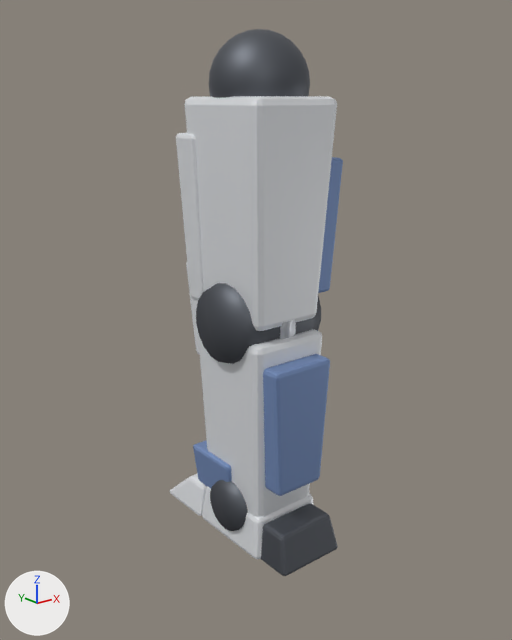
The glTF model game/assets/mech/leg_general_r.glb, before and after one commit.
One viewpoint serves both versions: a camera (50 mm lens) standing at (-7.09, -8.78, -0.2) and looking at (0.14, 0.26, -3.82). Every picture has the same lights, and +X, +Y and +Z are marked at lower left. The first picture is the older version. Where no turn or scale is listed for an object, it has been applied to the vertices. Vertices at exactly the same position are counted once.

The scene before the commit, as lines of its bpy script (objects in view):
```python
ob_ankle = bpy.data.objects.new('ankle', me_ankle)
ob_ankle.location = (0.0, 0.0, -6.97)
ob_ankle_guard = bpy.data.objects.new('ankle_guard', me_ankle_guard)
ob_ankle_guard.location = (0.0, 0.51, -6.97)
ob_calf = bpy.data.objects.new('calf', me_calf)
ob_calf.location = (0.0, -0.76, -6.4)
ob_foot = bpy.data.objects.new('foot', me_foot)
ob_foot.location = (0.0, 0.0, -7.65)
ob_knee = bpy.data.objects.new('knee', me_knee)
ob_knee.location = (0.0, 0.0, -3.65)
ob_shin = bpy.data.objects.new('shin', me_shin)
ob_shin.location = (0.0, 0.0, -7.31)
ob_thigh = bpy.data.objects.new('thigh', me_thigh)
ob_thigh.location = (0.0, 0.0, -3.65)
ob_thigh_side = bpy.data.objects.new('thigh_side', me_thigh_side)
ob_thigh_side.location = (0.85, 0.0, -3.29)
ob_toe = bpy.data.objects.new('toe', me_toe)
ob_toe.location = (0.0, 1.45, -7.65)
# also in view: 'heel' at (0.0, -1.1, -7.32); 'thigh_front' at (0.0, 0.85, -2.1); 'hip_joint' at (0.0, 0.0, 0.0)
```
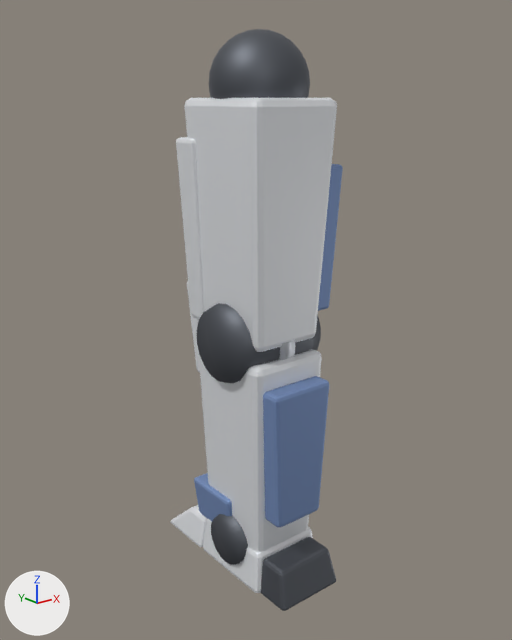
Diff of the bpy script that builds the scene:
```diff
--- a/game/assets/mech/leg_general_r.glb.py
+++ b/game/assets/mech/leg_general_r.glb.py
@@ me_thigh @@
 # used by ob_thigh; location = (0.0, 0.0, -3.65)
-me_thigh.from_pydata(...)  # 56 vertices, 108 faces; spans x -0.8..0.8, y -0.93..0.93, z 0.0..3.47
+me_thigh.from_pydata(...)  # 56 vertices, 108 faces; spans x -0.8..0.8, y -0.93..0.93, z 0.0..3.8
+# me_thigh part 1: the whole mesh is multiplied about its middle by the matrix ((1.0, 0.0, 0.0), (0.0, 1.0, 0.0), (0.0, 0.0, 1.097)), then moved by (0.0, 0.0, 0.16)
 me_thigh.materials.append(mat_m_main)
@@ me_calf @@
 # used by ob_calf; location = (0.0, -0.76, -6.4)
-me_calf.from_pydata(...)  # 56 vertices, 108 faces; spans x -0.59..0.59, y -0.38..0.38, z 0.0..2.19
+me_calf.from_pydata(...)  # 56 vertices, 108 faces; spans x -0.59..0.59, y -0.38..0.38, z 0.0..2.4
+# me_calf part 2: the whole mesh is scaled about its middle by (1, 1, 1.1), then moved by (0.0, 0.0, 0.1)
 me_calf.materials.append(mat_m_sub)
@@ me_shin @@
 # used by ob_shin; location = (0.0, 0.0, -7.31)
-me_shin.from_pydata(...)  # 56 vertices, 108 faces; spans x -0.72..0.72, y -0.85..0.85, z 0.0..3.47
+me_shin.from_pydata(...)  # 56 vertices, 108 faces; spans x -0.72..0.72, y -0.85..0.85, z 0.0..3.8
+# me_shin part 3: the whole mesh is multiplied about its middle by the matrix ((1.0, 0.0, 0.0), (0.0, 1.0, 0.0), (0.0, 0.0, 1.097)), then moved by (0.0, 0.0, 0.16)
 me_shin.materials.append(mat_m_main)
@@ ob_thigh @@
 ob_thigh = bpy.data.objects.new('thigh', me_thigh)
-ob_thigh.location = (0.0, 0.0, -3.65)
+ob_thigh.location = (0.0, 0.0, -4.0)
@@ ob_thigh_side @@
 ob_thigh_side = bpy.data.objects.new('thigh_side', me_thigh_side)
-ob_thigh_side.location = (0.85, 0.0, -3.29)
+ob_thigh_side.location = (0.85, 0.0, -3.6)
@@ ob_knee @@
 ob_knee = bpy.data.objects.new('knee', me_knee)
-ob_knee.location = (0.0, 0.0, -3.65)
+ob_knee.location = (0.0, 0.0, -3.99)
@@ ob_ankle @@
 ob_ankle = bpy.data.objects.new('ankle', me_ankle)
-ob_ankle.location = (0.0, 0.0, -6.97)
+ob_ankle.location = (0.0, 0.0, -7.65)
@@ ob_ankle_guard @@
 ob_ankle_guard = bpy.data.objects.new('ankle_guard', me_ankle_guard)
-ob_ankle_guard.location = (0.0, 0.51, -6.97)
+ob_ankle_guard.location = (0.0, 0.51, -7.65)
@@ ob_calf @@
 ob_calf = bpy.data.objects.new('calf', me_calf)
-ob_calf.location = (0.0, -0.76, -6.4)
+ob_calf.location = (0.0, -0.76, -6.99)
@@ ob_foot @@
 ob_foot = bpy.data.objects.new('foot', me_foot)
-ob_foot.location = (0.0, 0.0, -7.65)
+ob_foot.location = (0.0, 0.0, -8.33)
@@ ob_heel @@
 ob_heel = bpy.data.objects.new('heel', me_heel)
-ob_heel.location = (0.0, -1.11, -7.65)
+ob_heel.location = (0.0, -1.11, -8.33)
@@ ob_knee_cap @@
 ob_knee_cap = bpy.data.objects.new('knee_cap', me_knee_cap)
-ob_knee_cap.location = (0.0, 0.76, -4.51)
+ob_knee_cap.location = (0.0, 0.76, -4.84)
@@ ob_shin @@
 ob_shin = bpy.data.objects.new('shin', me_shin)
-ob_shin.location = (0.0, 0.0, -7.31)
+ob_shin.location = (0.0, 0.0, -7.99)
@@ ob_toe @@
 ob_toe = bpy.data.objects.new('toe', me_toe)
-ob_toe.location = (0.0, 1.45, -7.65)
+ob_toe.location = (0.0, 1.45, -8.33)
```

Pixel boxes [x1, y1, x2, y2] of what changed, in the pictures (512 x 640 px; the box of a moved part takes in the faces that stretch with it):
'thigh', reshaped, moved (8% taller): before [184, 96, 337, 331]; after [184, 98, 337, 352]
'shin', reshaped, moved (8% taller): before [198, 329, 322, 517]; after [198, 349, 322, 552]
'calf', moved, rescaled (6% taller): before [263, 354, 330, 496]; after [263, 376, 329, 527]
'heel', moved: before [261, 504, 338, 576]; after [261, 537, 336, 611]
'knee', moved: before [196, 283, 321, 364]; after [197, 303, 321, 383]
'foot', moved: before [202, 486, 314, 559]; after [203, 518, 313, 593]
'ankle', moved: before [210, 480, 248, 531]; after [211, 514, 248, 564]
'ankle_guard', moved: before [193, 440, 232, 488]; after [194, 473, 232, 521]
'thigh_side', moved: before [318, 157, 343, 293]; after [318, 164, 343, 311]
'toe', moved: before [169, 474, 206, 516]; after [170, 505, 207, 547]
'knee_cap', moved: before [186, 262, 206, 355]; after [187, 281, 206, 373]
part 1 of me_thigh, moved or reshaped: before [185, 96, 337, 327]; after [185, 98, 336, 348]
part 2 of me_calf, moved or reshaped: before [263, 354, 330, 494]; after [263, 376, 329, 526]
